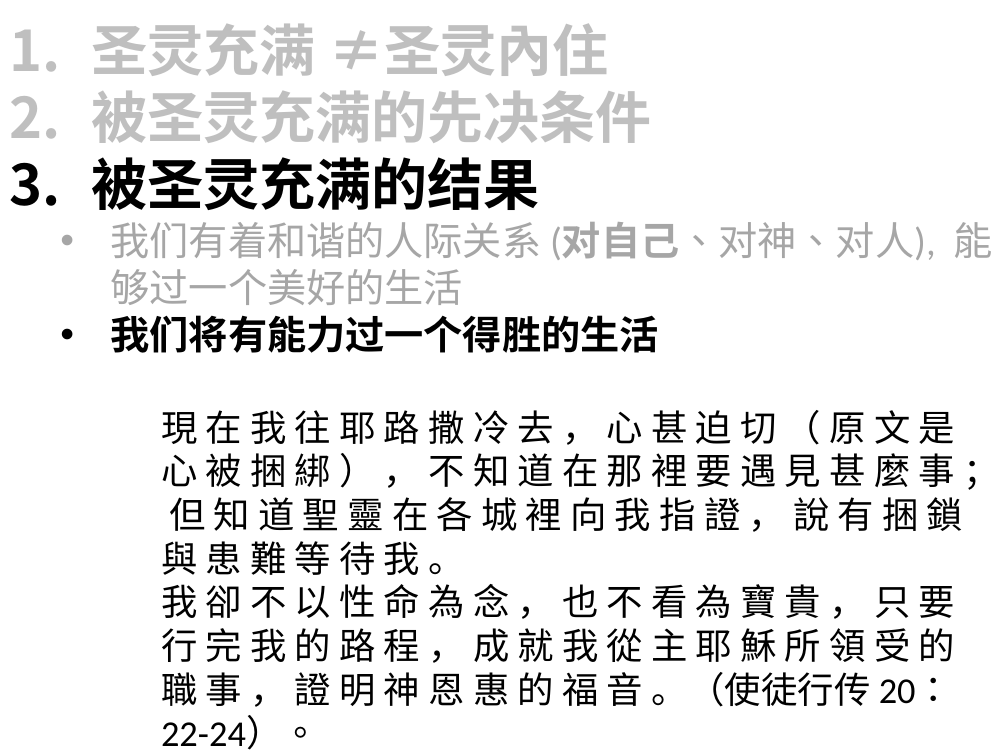
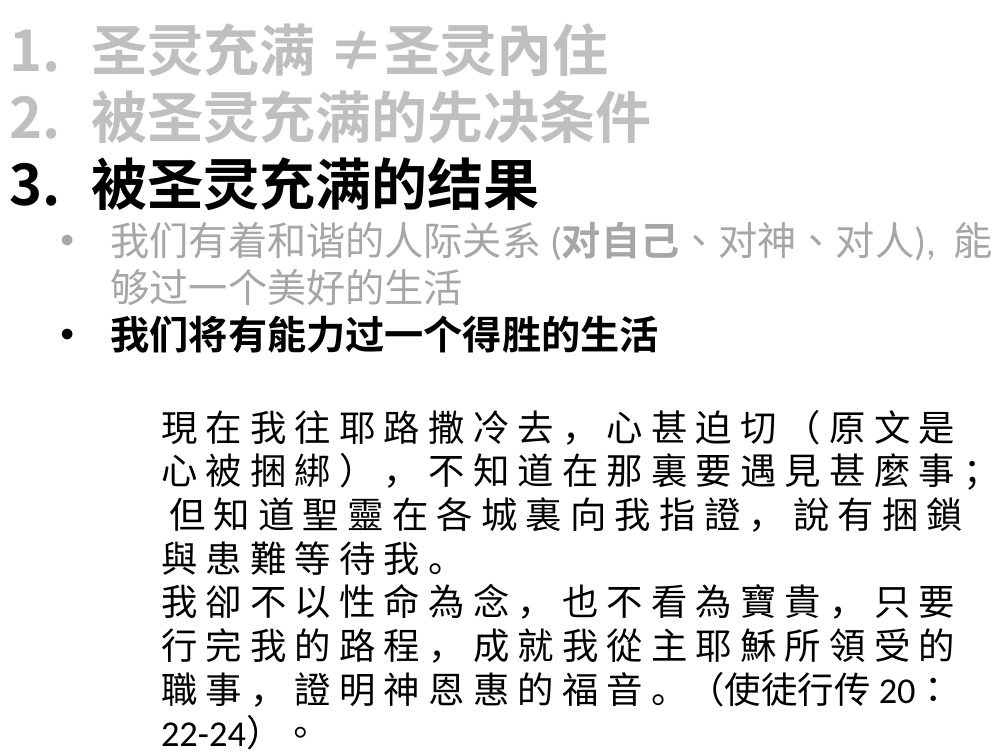
Before and after one commit to sauchilee/sauchilee.github.io, a slide deck: slide 9 of preaching/被聖靈充滿.pptx. Drawn at 1008x756 pixels with LibreOffice and Linux fonts; fonts in the diff are those of the drawing. Boxes give left, top, right and bottom in pixels: in the first picture for what was removed or moved away, otherwise in the second. Text is boxed around its words. In the diff, an @@ line names an element or a change of style, - is before the commit and + after.

```diff
--- a/preaching/被聖靈充滿.pptx
+++ b/preaching/被聖靈充滿.pptx
@@ text at (161, 410, 963, 575): text changed @@
-      現 在 我 往 耶 路 撒 冷 去 ， 心 甚 迫 切 （ 原 文 是 心 被 捆 綁 ） ， 不 知 道 在 那 裡 要 遇 見 甚 麼 事 ； 但 知 道 聖 靈 在 各 城 裡 向 我 指 證 ， 說 有 捆 鎖 與 患 難 等 待 我 。
+      現 在 我 往 耶 路 撒 冷 去 ， 心 甚 迫 切 （ 原 文 是 心 被 捆 綁 ） ， 不 知 道 在 那 裏 要 遇 見 甚 麼 事 ； 但 知 道 聖 靈 在 各 城 裏 向 我 指 證 ， 說 有 捆 鎖 與 患 難 等 待 我 。
```
Also in this commit, not shown: 7 other slides changed, 15 other files.
